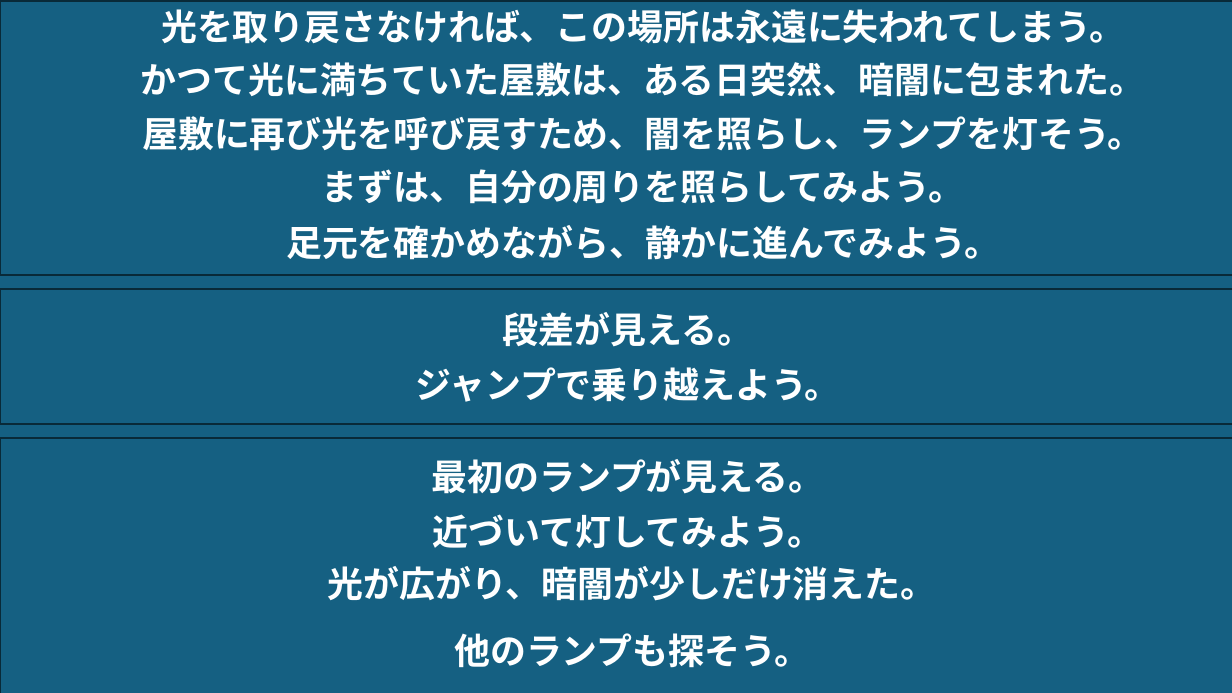
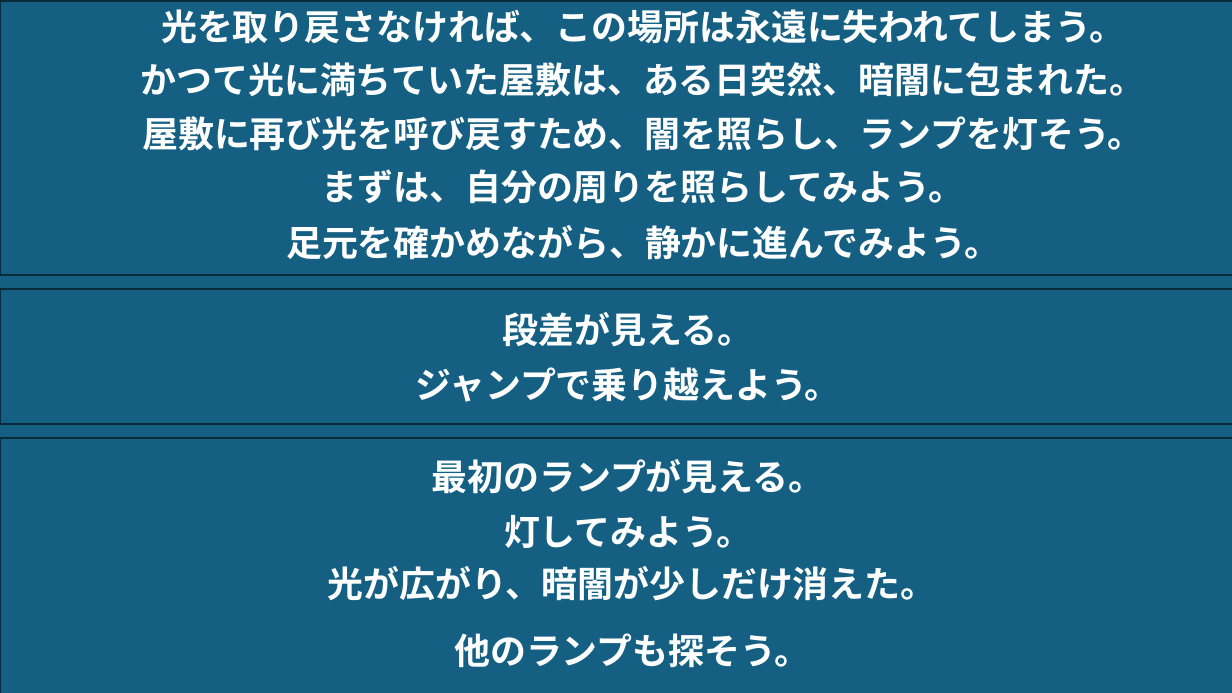
Before and after one commit to DDDpega/Guiding-Light, a slide deck: slide 4 of 素材.pptx. Drawn at 1232x693 pixels with LibreOffice and Linux fonts; fonts in the diff are those of the drawing. Boxes give left, top, right and bottom in pixels: in the first picture for what was removed or moved away, otherwise in the second. Text is boxed around its words. In the diff, an @@ line names an element or a change of style, - is before the commit and + after.

```diff
--- a/素材.pptx
+++ b/素材.pptx
@@ text at <box>504,515,752,548</box>: text changed @@
-近づいて灯してみよう。
+灯してみよう。
```
Also in this commit, not shown: 1 other slide changed, 20 other files.
